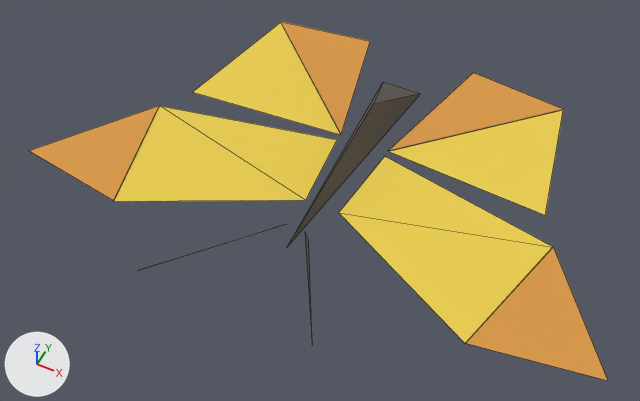
One commit to the glTF model deliverables/marked-models-trial/butterfly.glb: the scene before it, then after it.
Before and after are seen from a camera (50 mm lens) standing at (0.0282, -0.0659, 0.0732) and looking at (-0.0004, -0.0087, 0.0017). The lights are fixed; the arrows at lower left show +X, +Y and +Z. The picture after the commit comes second. Mesh edges are drawn as thin lines. Where no turn or scale is listed for an object, it has been applied to the vertices. Vertices at exactly the same position are counted once.

The first picture shows 'body', 'wing_l', 'wing_r'.
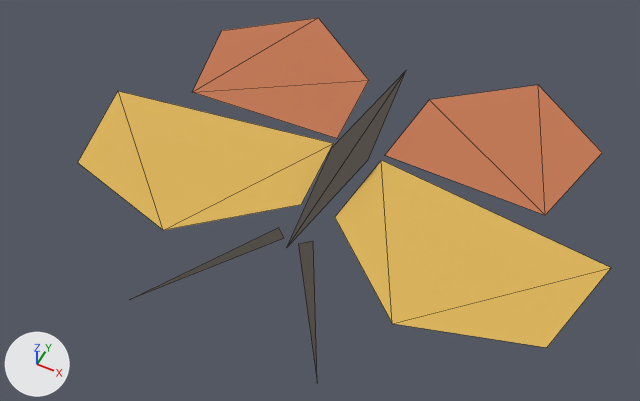
Pixel boxes [x1, y1, x2, y2] of what changed, in the pictures (640 x 401 px; the box of a moved part takes in the faces that stretch with it):
'wing_r', recoloured, reshaped (yellow to orange, 15% shorter)
    before: [339, 73, 608, 381]
    after: [335, 85, 611, 348]
'wing_l', recoloured, reshaped (yellow to orange, 15% narrower, 18% taller)
    before: [29, 22, 370, 201]
    after: [78, 18, 369, 230]
'body', recoloured, reshaped (20% taller)
    before: [150, 82, 421, 336]
    after: [132, 71, 406, 376]
part 1 of me_body_mesh_001, deleted
    before: [150, 225, 284, 267]
part 2 of me_body_mesh_001, deleted
    before: [305, 234, 312, 336]
part 3 of me_body_mesh_001, moved or reshaped
    before: [289, 82, 421, 244]
    after: [132, 71, 406, 376]
part 4 of me_forewing_mesh, rebuilt (15% wider, 46% taller)
    before: [114, 106, 337, 201]
    after: [78, 91, 334, 230]
part 5 of me_forewing_mesh, deleted (orange)
    before: [281, 22, 370, 133]
part 6 of me_forewing_mesh, deleted (orange)
    before: [29, 105, 160, 201]
part 7 of me_forewing_mesh, built on
    before: [193, 22, 341, 135]
    after: [193, 18, 369, 138]
part 8 of me_forewing_mesh_001, rebuilt (29% wider)
    before: [339, 157, 552, 343]
    after: [335, 160, 611, 348]
part 9 of me_forewing_mesh_001, deleted (orange)
    before: [390, 73, 562, 150]
part 10 of me_forewing_mesh_001, deleted (orange)
    before: [466, 247, 608, 381]
part 11 of me_forewing_mesh_001, built on
    before: [389, 110, 563, 215]
    after: [385, 85, 602, 215]

The change, as a diff of the scene's bpy script:
```diff
--- a/deliverables/marked-models-trial/butterfly.glb.py
+++ b/deliverables/marked-models-trial/butterfly.glb.py
@@ mat_mark @@
 mat_mark = principled_material('mark')
-mat_mark.base_color = (0.102, 0.0863, 0.0706)  # brown #5a534b
+mat_mark.base_color = (0.0706, 0.0588, 0.0471)  # dark grey #4b453d
 mat_mark.roughness = 0.85
@@ mat_wing @@
 mat_wing = principled_material('wing')
-mat_wing.base_color = (0.824, 0.612, 0.0706)  # yellow #eacd4b
+mat_wing.base_color = (0.722, 0.455, 0.0941)  # orange #ddb456
 mat_wing.roughness = 0.85
@@ mat_edge @@
 mat_edge = principled_material('edge')
-mat_edge.base_color = (0.69, 0.314, 0.0549)  # orange #d89842
+mat_edge.base_color = (0.541, 0.18, 0.0784)  # orange #c2764f
 mat_edge.roughness = 0.85
@@ me_body_mesh_001 @@
 # verts and faces of me_body_mesh_001; kept vertices keep their numbers, new ones are numbered from 10
-me_body_mesh_001.from_pydata(...)  # 10 vertices, 6 faces; spans x -0.009..0.009, y -0.029..0.013, z 0.001..0.008
+me_body_mesh_001.from_pydata(...)  # 10 vertices, 4 faces; spans x -0.01..0.01, y -0.03..0.014, z 0.003..0.004
+# me_body_mesh_001 part 1: the loose piece of 3 vertices spanning x -0.009..-0.001, y -0.029..-0.015, z 0.004..0.008 is deleted
+# me_body_mesh_001 part 2: the loose piece of 3 vertices spanning x 0.001..0.009, y -0.029..-0.015, z 0.004..0.008 is deleted
+# me_body_mesh_001 part 3
+delete_vertices([1, 2, 3])  # with the faces that use them
+verts[10] = (0.0022, -0.002, 0.003)  # pixel (368, 159)
+verts[11] = (0.0, 0.014, 0.003)  # pixel (406, 70)
+verts[12] = (-0.0022, -0.002, 0.003)  # pixel (332, 147)
+verts[13] = (-0.0008, -0.016, 0.003)  # pixel (284, 238)
+verts[14] = (-0.01, -0.03, 0.004)
+verts[15] = (-0.002, -0.015, 0.003)  # pixel (278, 227)
+verts[16] = (0.0008, -0.016, 0.003)  # pixel (298, 243)
+verts[17] = (0.01, -0.03, 0.004)
+verts[18] = (0.002, -0.015, 0.003)  # pixel (313, 240)
+faces += [(0, 10, 11), (0, 11, 12), (13, 14, 15), (16, 17, 18)]
 me_body_mesh_001.materials.append(mat_mark)
@@ me_forewing_mesh @@
 # verts and faces of me_forewing_mesh; kept vertices keep their numbers, new ones are numbered from 13
-me_forewing_mesh.from_pydata(...)  # 13 vertices, 5 faces; spans x -0.031..0.0, y -0.017..0.021, z 0.0001..0.0011
+me_forewing_mesh.from_pydata(...)  # 10 vertices, 6 faces; spans x -0.028..0.0, y -0.018..0.022, z 0.0004..0.001
+# me_forewing_mesh part 4: the loose piece of 4 vertices spanning x -0.022..0.0, y -0.017..0.003, z 0.0002..0.001 is rebuilt with 5 vertices and now spans x -0.028..0.0, y -0.018..0.002, z 0.0005..0.001
+# me_forewing_mesh part 5: the loose piece of 3 vertices spanning x -0.017..-0.001, y 0.004..0.021, z 0.0002..0.0009 is deleted
+# me_forewing_mesh part 6: the loose piece of 3 vertices spanning x -0.031..-0.018, y -0.017..-0.002, z 0.0011 is deleted
+# me_forewing_mesh part 7
+delete_vertices([4, 6])  # with the faces that use them
+verts[13] = (-0.001, 0.003, 0.0004)  # pixel (337, 138)
+verts[14] = (-0.023, 0.014, 0.0008)  # pixel (221, 30)
+verts[15] = (-0.013, 0.022, 0.0008)  # pixel (318, 17)
+verts[16] = (-0.002, 0.014, 0.0004)  # pixel (368, 80)
+faces += [(5, 16, 13), (5, 14, 15), (5, 15, 16)]  # mat_edge (orange #c2764f)
 me_forewing_mesh.materials.append(mat_wing)
@@ me_forewing_mesh_001 @@
 # verts and faces of me_forewing_mesh_001; kept vertices keep their numbers, new ones are numbered from 13
-me_forewing_mesh_001.from_pydata(...)  # 13 vertices, 5 faces; spans x 0.0..0.031, y -0.017..0.021, z 0.0001..0.0011
+me_forewing_mesh_001.from_pydata(...)  # 10 vertices, 6 faces; spans x 0.0..0.028, y -0.018..0.022, z 0.0004..0.001
+# me_forewing_mesh_001 part 8: the loose piece of 4 vertices spanning x 0.0..0.022, y -0.017..0.003, z 0.0002..0.001 is rebuilt with 5 vertices and now spans x 0.0..0.028, y -0.018..0.002, z 0.0005..0.001
+# me_forewing_mesh_001 part 9: the loose piece of 3 vertices spanning x 0.001..0.017, y 0.004..0.021, z 0.0002..0.0009 is deleted
+# me_forewing_mesh_001 part 10: the loose piece of 3 vertices spanning x 0.018..0.031, y -0.017..-0.002, z 0.0011 is deleted
+# me_forewing_mesh_001 part 11
+delete_vertices([4, 6])  # with the faces that use them
+verts[13] = (0.001, 0.003, 0.0004)  # pixel (384, 155)
+verts[14] = (0.023, 0.014, 0.0008)  # pixel (602, 152)
+verts[15] = (0.013, 0.022, 0.0008)  # pixel (538, 84)
+verts[16] = (0.002, 0.014, 0.0004)  # pixel (429, 99)
+faces += [(5, 16, 13), (5, 14, 15), (5, 15, 16)]  # mat_edge (orange #c2764f)
 me_forewing_mesh_001.materials.append(mat_wing)
```
